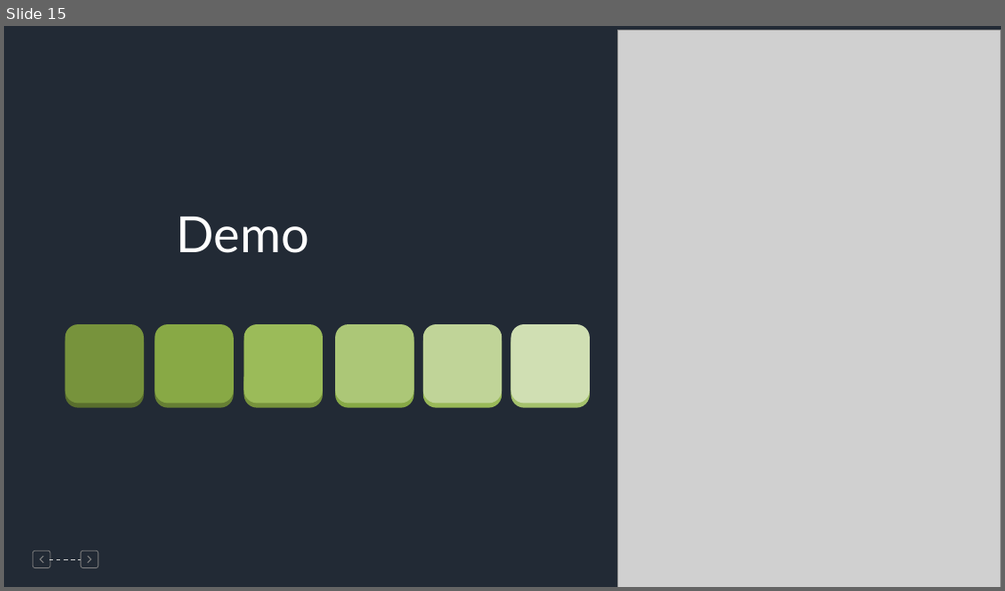
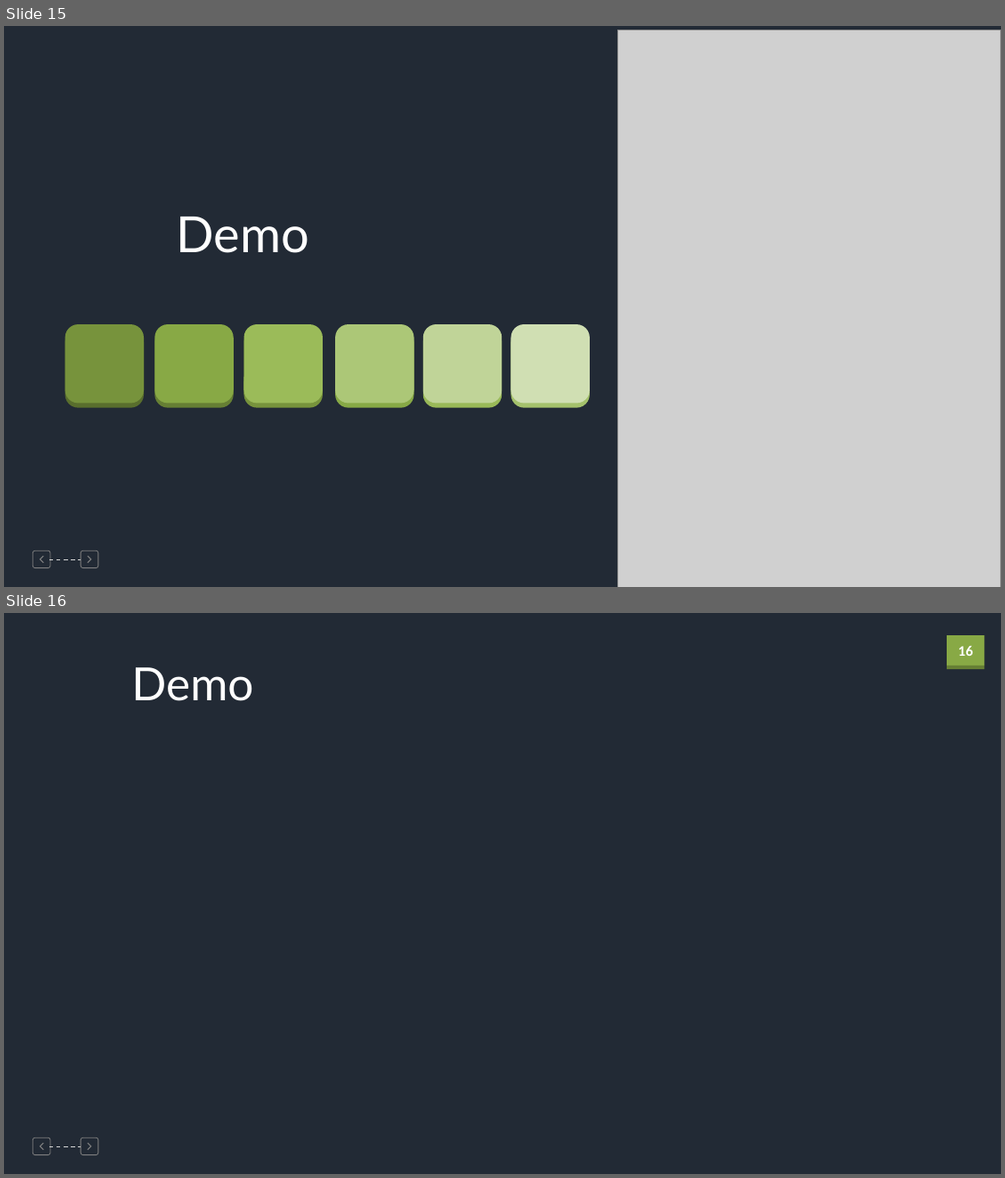
Before and after one commit to lequochuy930/Blablablah, a slide deck: Report_NativeAndHybridApp/Mobile.pptx. Shown one above the other, each under a label of ours: slide 15 before the commit, slides 15 and 16 after it. The pictures are 1005x591 and 1005x1178 pixels, drawn with LibreOffice and Linux fonts; fonts in the diff are those of the drawing; grey boxes stand for pictures. Boxes give left, top, right and bottom in pixels: in the first picture for what was removed or moved away, otherwise in the second. Text is boxed around its words. In the diff, an @@ line names an element or a change of style, - is before the commit and + after.

```diff
--- a/Report_NativeAndHybridApp/Mobile.pptx
+++ b/Report_NativeAndHybridApp/Mobile.pptx
@@ slide 16 added at [4,613,1001,1174], background #222A35; not listed: 5 template elements that a slide beside it also shows @@
@@ rectangle added at [947,635,985,666], fill #88A945 @@
@@ rectangle added at [947,666,985,669], fill #667F34 @@
@@ page number added at [958,646,973,656], 14 pt, text #FFFFFF, bold @@
+16
@@ text added at [131,667,253,701], 44 pt, text #FFFFFF @@
+Demo
```
Also in this commit, not shown: 4 slides changed, 1 other slide added, 1 slide removed.
